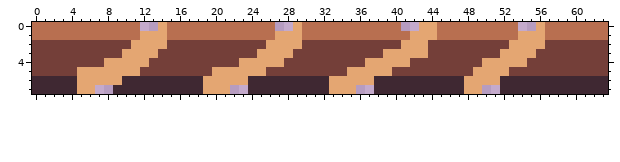
Two states of a pixel-art file, assets/graphics/player/lasso.aseprite. Above: the version before the commit.
64x8 pixels, 1 frame.
And afterwards:
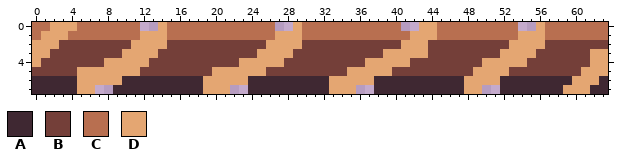
Palette (. is transparent): A #3f2832  B #743f39  C #b86f50  D #e4a672
Change:
{"y":0,"x":2,"old":"CCC","new":"DDD"}
{"y":1,"x":1,"old":"CCC","new":"DDD"}
{"y":2,"x":0,"old":"BBB","new":"DDD"}
{"y":3,"x":0,"old":"BB","new":"DD"}
{"y":3,"x":62,"old":"BB","new":"DD"}
{"y":4,"x":0,"old":"B","new":"D"}
{"y":4,"x":62,"old":"BB","new":"DD"}
{"y":5,"x":61,"old":"BBB","new":"DDD"}
{"y":6,"x":60,"old":"AAA","new":"DDD"}
{"y":7,"x":59,"old":"AAA","new":"DDD"}
{"label":"changed","picture_box":[32,22,77,67]}
{"label":"changed","picture_box":[563,49,608,94]}
